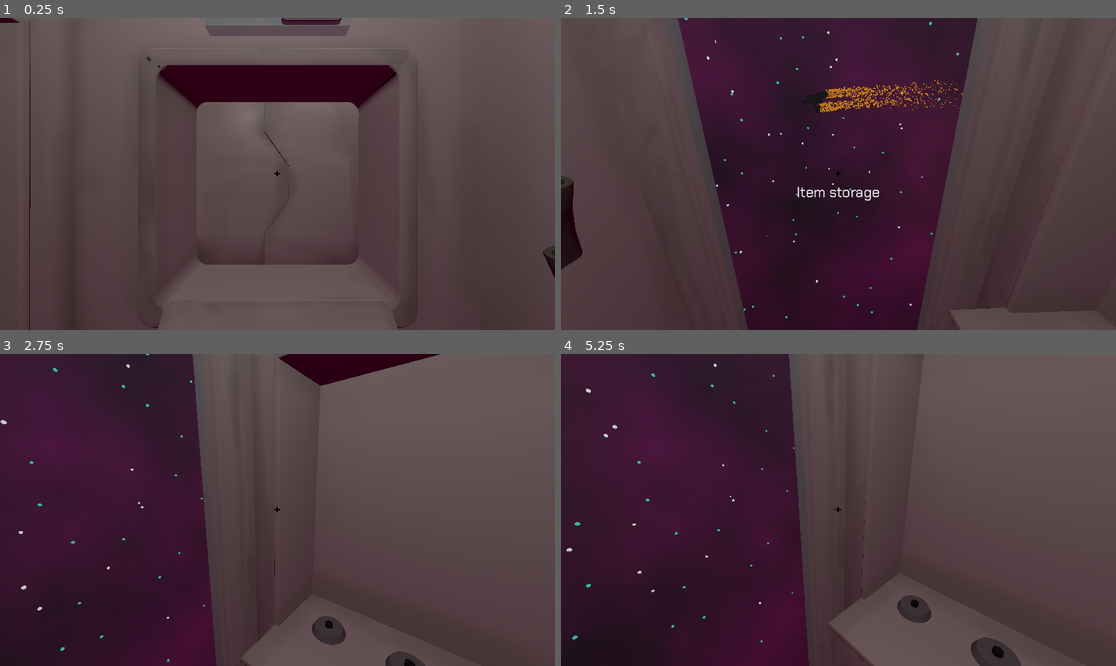
Above: before the commit, frames 1-4 (two rows, left to right).
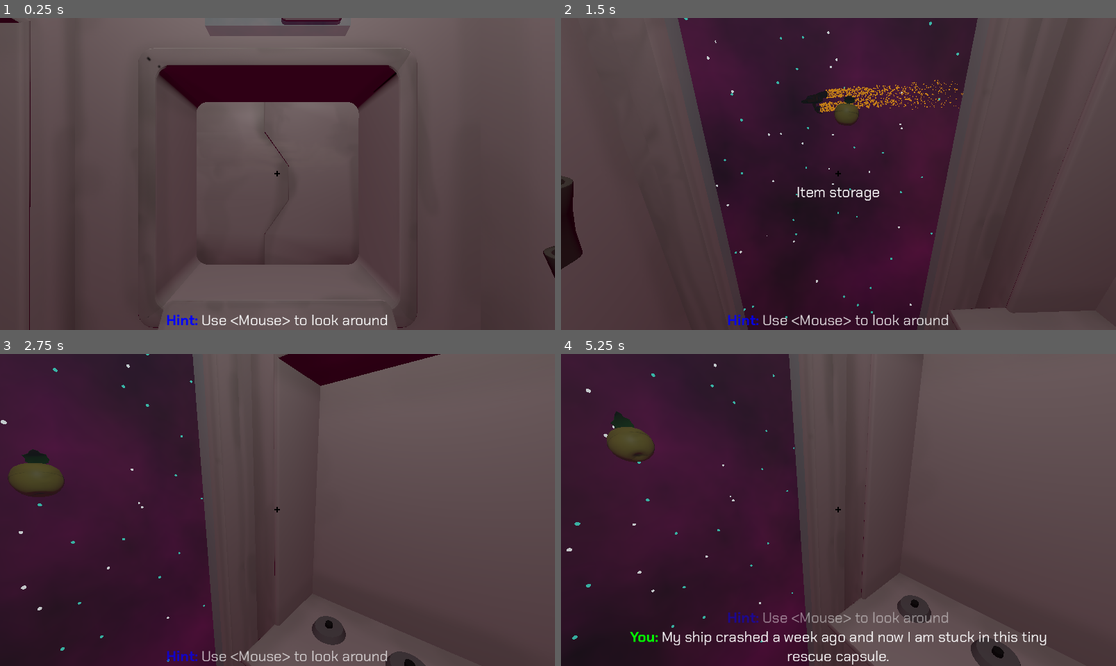
Above: after the commit, the same moments.

Repository: kettle-game-studio/unlimited-space-shawarma
Game: Godot game, scene res://assets/scenes/main_scene.tscn
Same seed, same stepped clock (60 frames per second), same inputs: the game is played once before the commit and once after it. Sound files missing from this copy of the repository are replaced by a short silence.
Inputs (mouse positions are in pixels of both pictures, inside the frame that each line leads up to):
- Up to frame 1 (0.25 s): no input
- Up to frame 2 (1.5 s): tap Enter at 0.5 s; move the mouse to (960, 158) at 0.52 s; tap Space (Eat, bound only after the commit) at 0.6, 1.25 s; click (960, 158) at 0.67 s; move the mouse to (810, 174) at 1.27 s; click (810, 174) at 1.35 s
- Up to frame 3 (2.75 s): tap Space (Eat, bound only after the commit) at 1.55, 2.1 s; move the mouse to (288, 503) at 2.02 s
- Up to frame 4 (5.25 s): move the mouse to (832, 516) at 2.77 s; tap Space (Eat, bound only after the commit) at 2.85, 3.8, 4.35, 5.1 s; move the mouse to (877, 513) at 3.52 s; click (877, 513) at 3.6 s; tap Enter at 4.25 s; move the mouse to (794, 506) at 4.27 s; move the mouse to (844, 510) at 5.02 s

The runs differ from the first frame. In frame 1, 0.5% of the frame differs, in the area x 30-70%, y 95-99%; in frame 2, 0.8%; in frame 3, 1.4%; in frame 4, 2.5%, in the area x 8-88%, y 18-100%.

Commit message:
Add item eating

Diff:
--- a/assets/prefabs/items/data/multifruit.tres
+++ b/assets/prefabs/items/data/multifruit.tres
@@ -8,3 +8,4 @@
 item_name = "Multifruit"
 icon = ExtResource("1_ii2q8")
 prefab = "res://assets/prefabs/items/item_multifruit.tscn"
+food = 1.0
--- a/assets/scenes/main_scene.tscn
+++ b/assets/scenes/main_scene.tscn
@@ -25,7 +25,10 @@
 [ext_resource type="Resource" uid="uid://xgmrhlbky15i" path="res://assets/prefabs/items/data/multivegetable_tree.tres" id="18_76lsf"]
 [ext_resource type="Texture2D" uid="uid://dl5nfptixupgh" path="res://assets/writings/plants_help.png" id="20_t0j0i"]
 [ext_resource type="PackedScene" uid="uid://tqi5dw3n0sam" path="res://assets/prefabs/space_ship.tscn" id="21_2ndht"]
-[ext_resource type="PackedScene" path="res://assets/prefabs/radio.tscn" id="23_fj5av"]
+[ext_resource type="PackedScene" uid="uid://rb3q3dmggp12" path="res://assets/prefabs/radio.tscn" id="23_fj5av"]
+[ext_resource type="Script" path="res://assets/scripts/story.gd" id="27_hjn8g"]
+[ext_resource type="PackedScene" uid="uid://ba1wbu3mtpra5" path="res://assets/prefabs/floating_item_location.tscn" id="28_48qyx"]
+[ext_resource type="PackedScene" uid="uid://bdmqifp834ejp" path="res://assets/prefabs/items/item_multifruit.tscn" id="29_msbef"]
 
 [sub_resource type="CameraAttributesPractical" id="CameraAttributesPractical_ho8qv"]
 
@@ -197,6 +200,17 @@
 
 [node name="radio" parent="." instance=ExtResource("23_fj5av")]
 transform = Transform3D(1, 0, 0, 0, 1, 0, 0, 0, 1, 0, 3.472, -2.90766)
+
+[node name="Story" type="Node3D" parent="." node_paths=PackedStringArray("trading_machine", "ui_controller")]
+script = ExtResource("27_hjn8g")
+trading_machine = NodePath("../TradingMachine")
+ui_controller = NodePath("../Canvas/UI")
+
+[node name="FloatingItemLocation" parent="." instance=ExtResource("28_48qyx")]
+transform = Transform3D(1, 0, 0, 0, 1, 0, 0, 0, 1, -0.766344, 0, 7.05931)
+auto_set_origin = true
+
+[node name="Item" parent="FloatingItemLocation" instance=ExtResource("29_msbef")]
 
 [connection signal="item_placed" from="TreePots/TreePot1" to="Notes" method="_on_item_placed"]
 [connection signal="item_placed" from="TreePots/TreePot2" to="Notes" method="_on_item_placed"]
--- a/assets/scripts/floating_item_location.gd
+++ b/assets/scripts/floating_item_location.gd
@@ -1,5 +1,7 @@
 extends Node3D
 class_name FloatingItemLocation
+
+@export var auto_set_origin: bool = false
 
 var speed: float;
 var start_position: Vector3
@@ -11,6 +13,8 @@
 	var rng = RandomNumberGenerator.new()
 	salt = rng.randf_range(-PI, PI)
 	speed = rng.randf_range(0.1, 0.3)
+	if auto_set_origin:
+		set_origin()
 
 func set_origin():
 	start_position = self.transform.origin - make_position()
--- a/assets/scripts/item_data.gd
+++ b/assets/scripts/item_data.gd
@@ -4,6 +4,7 @@
 @export var item_name: String
 @export var icon: Texture
 @export_file("*.tscn")  var prefab: String
+@export var food: float
 
 func get_prefab() -> PackedScene:
 	return load(prefab)
--- a/assets/scripts/player.gd
+++ b/assets/scripts/player.gd
@@ -4,3 +4,5 @@
 @export var ui: UIController
 @export var item_manager: ItemManager
 @export var player_raycast: PlayerRaycast
+
+var items_eaten: int = 0
--- a/assets/scripts/player_controller.gd
+++ b/assets/scripts/player_controller.gd
@@ -1,6 +1,6 @@
 extends Node
 
-@export var player: Node3D
+@export var player: Player
 @export var camera: Camera3D
 
 @export var camera_speed: float = 0.01
@@ -15,6 +15,12 @@
 	if Input.is_action_just_pressed("Escape"):
 		Input.set_mouse_mode(Input.MOUSE_MODE_VISIBLE)
 
+	if Input.is_action_just_pressed("Eat"):
+		var item = player.item_manager.item_in_hand
+		if item && item.item_data.food > 0:
+			player.items_eaten += 1
+			player.item_manager.destroy_current_item()
+
 func rotate_camera(vector: Vector2):
 	camera.rotation.x = clamp(camera.rotation.x - vector.y * camera_speed, -PI/2, PI/2)
 	player.rotate_y(-vector.x * camera_speed)
--- /dev/null
+++ b/assets/scripts/story.gd
@@ -0,0 +1,15 @@
+extends Node3D
+
+@export var trading_machine: TradingMachine
+@export var ui_controller: UIController
+
+func _ready():
+	story_routine()
+
+func story_routine():
+	ui_controller.add_dialog("Hint", "Use <Mouse> to look around", Color.BLUE)
+	await get_tree().create_timer(5.0).timeout
+	ui_controller.add_dialog("You", "My ship crashed a week ago and now I am stuck in this tiny rescue capsule.")
+	await get_tree().create_timer(5.0).timeout
+	ui_controller.add_dialog("You", "I think, i have an apple in the space-storage, I should eat it now.")
+	ui_controller.add_dialog("Hint", "Use <E> or <LMB> to pick an item. Use <Space> to eat it.", Color.BLUE)
--- a/assets/scripts/ui_controller.gd
+++ b/assets/scripts/ui_controller.gd
@@ -22,7 +22,7 @@
 
 func is_npc_talking() -> bool:
 	for text in dialog_text:
-		if text.name != "You":
+		if text.name != "You" && text.name != "Hint":
 			return true
 	return false
 
@@ -30,25 +30,28 @@
 	var name: String
 	var text: String
 	var time: float
+	var color
 
-	func _init(name: String, text: String, time: float):
+	func _init(name: String, text: String, time: float, color):
 		self.name = name
 		self.text = text
 		self.time = time
+		self.color = color
 
 var dialog_text: Array[DialogNode] = []
 
 func build_text():
 	var res = ""
 	for txt in dialog_text:
-		var nme_color = Color(name_color, txt.time / dialog_timeout).to_html(true)
+		var color = txt.color if txt.color else name_color
+		var nme_color = Color(color, txt.time / dialog_timeout).to_html(true)
 		var txt_color = Color(text_color, txt.time / dialog_timeout).to_html(true)
-		res += "[center][color=%s][b]%s:[/b][/color][color=%s]%s[/color][/center]" % [nme_color, txt.name, txt_color, txt.text]
+		res += "[center][color=%s][b]%s:[/b] [/color][color=%s]%s[/color][/center]" % [nme_color, txt.name, txt_color, txt.text]
 
 	dialog_box.text = res
 
-func add_dialog(name: String, text: String):
-	var dialog = DialogNode.new(name, text, dialog_timeout)
+func add_dialog(name: String, text: String, color = null):
+	var dialog = DialogNode.new(name, text, dialog_timeout, color)
 	dialog_text.push_back(dialog)
 
 func set_help_text(text: String) -> void:
--- a/project.godot
+++ b/project.godot
@@ -28,6 +28,11 @@
 "events": [Object(InputEventKey,"resource_local_to_scene":false,"resource_name":"","device":0,"window_id":0,"alt_presse …(181 unchanged characters)…
 ]
 }
+Eat={
+"deadzone": 0.5,
+"events": [Object(InputEventKey,"resource_local_to_scene":false,"resource_name":"","device":-1,"window_id":0,"alt_pressed":false,"shift_pressed":false,"ctrl_pressed":false,"meta_pressed":false,"pressed":false,"keycode":0,"physical_keycode":32,"key_label":0,"unicode":32,"echo":false,"script":null)
+]
+}
 
 [rendering]
 
Not shown: 1 places in assets/scenes/main_scene.tscn that only renumber resources
